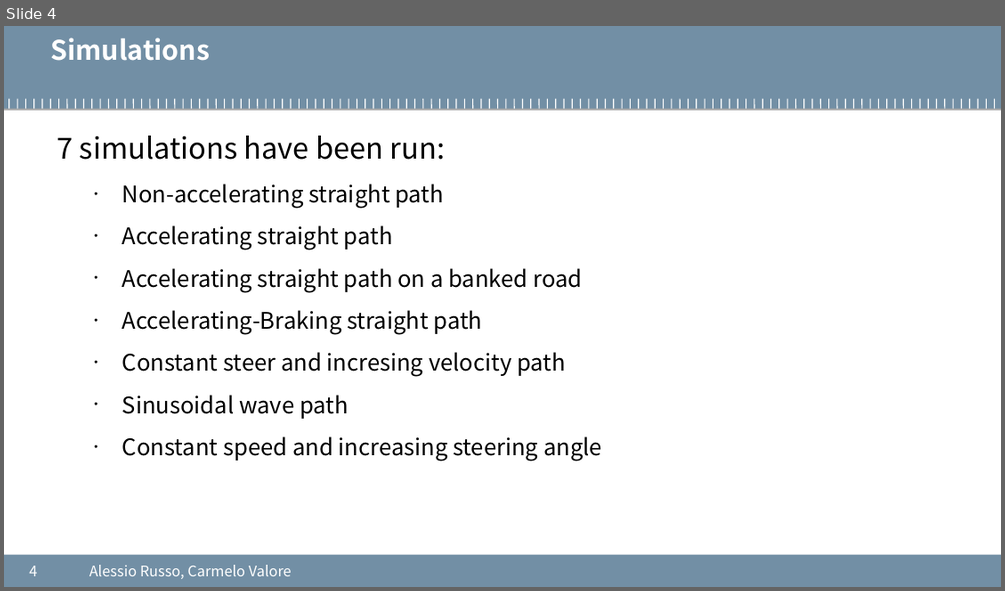
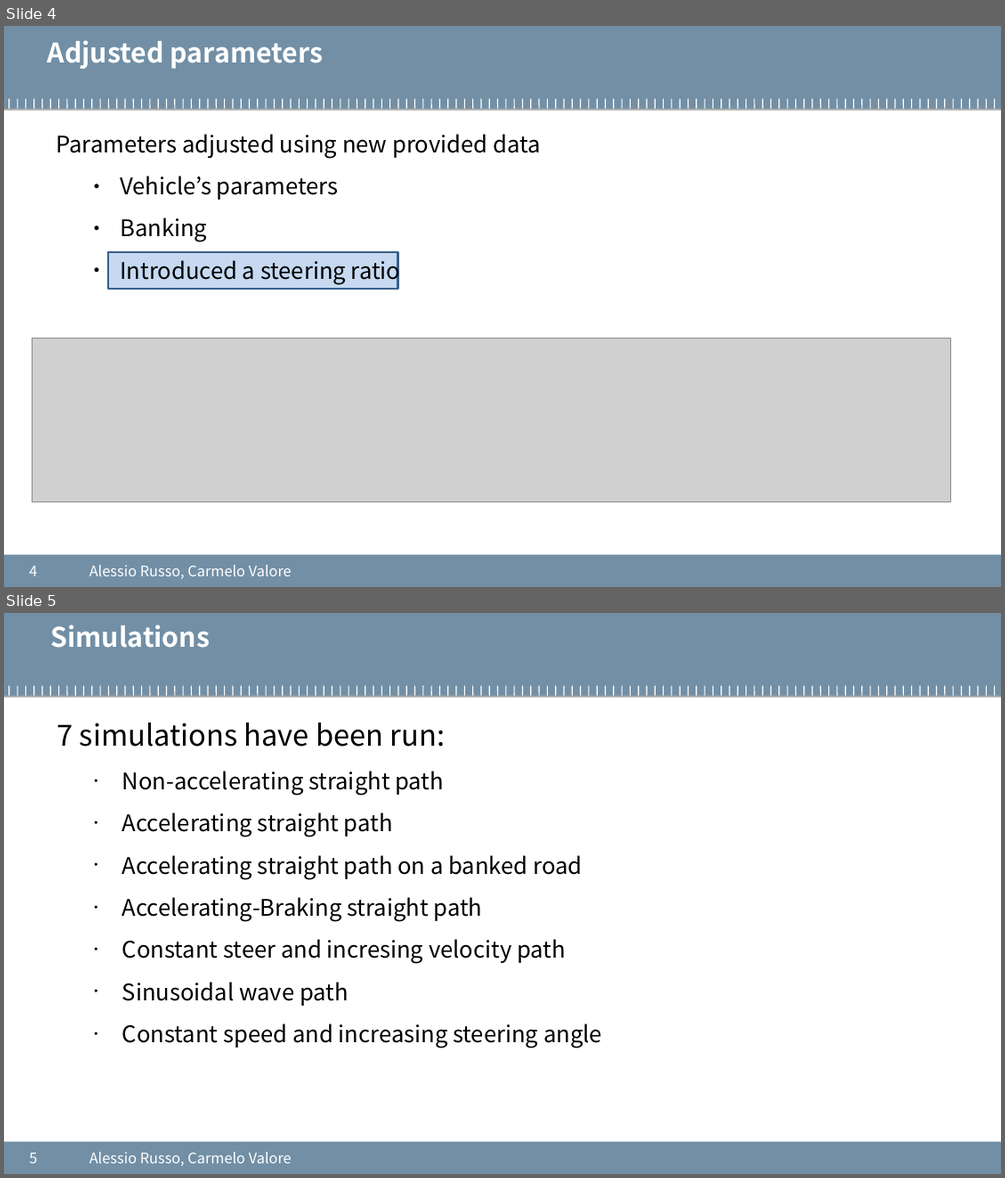
Before and after one commit to cvalore/mida2-project, a slide deck: presentations/20200824_meeting5.pptx. Shown one above the other, each under a label of ours: slide 4 before the commit, slides 4 and 5 after it. The pictures are 1005x591 and 1005x1178 pixels, drawn with LibreOffice and Linux fonts; fonts in the diff are those of the drawing; grey boxes stand for pictures; background and template pictures are left out. Boxes give left, top, right and bottom in pixels: in the first picture for what was removed or moved away, otherwise in the second. Text is boxed around its words. In the diff, an @@ line names an element or a change of style, - is before the commit and + after.

```diff
--- a/presentations/20200824_meeting5.pptx
+++ b/presentations/20200824_meeting5.pptx
@@ slide 4 added at <box>4,26,1001,587</box>, background #FFFFFF; not listed: 122 template elements that a slide beside it also shows @@
@@ text added at <box>48,40,324,69</box>, 26 pt, text #FFFFFF, bold @@
+Adjusted parameters
@@ text added at <box>57,134,540,285</box>, 22 pt, text #000000 @@
+Parameters adjusted using new provided data
+  ● Vehicle’s parameters
+  ● Banking
+  ● Introduced a steering ratio
@@ rectangle added at <box>108,252,398,289</box>, fill #C6D9F1, outline #3A5F8C 2 pt @@
@@ picture added at <box>32,338,951,502</box> @@
@@ page number added at <box>29,565,37,576</box>, 14 pt, text #FFFFFF @@
+4
@@ text added at <box>89,564,291,579</box>, 14 pt, text #FFFFFF @@
+Alessio Russo, Carmelo Valore
@@ what was slide 4 is now slide 5 @@
@@ page number at <box>29,1152,37,1163</box>: text changed @@
-4
+5
```
Also in this commit, not shown: 5 slides changed, 6 other slides added, 6 slides removed.
